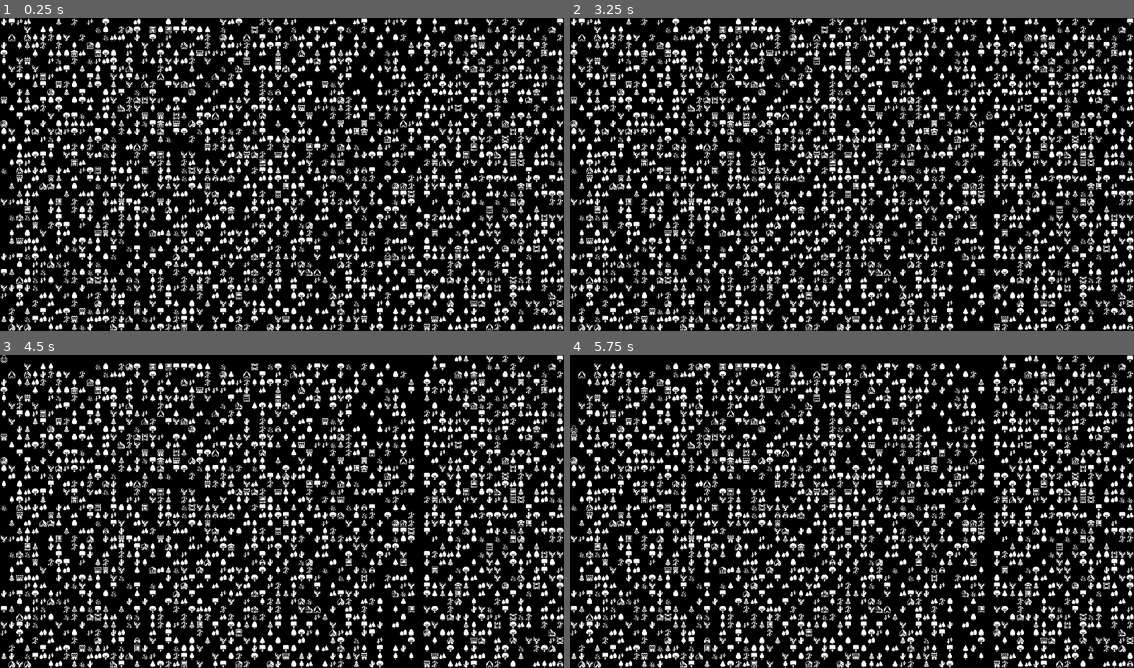
Above: before the commit, frames 1-4 (two rows, left to right).
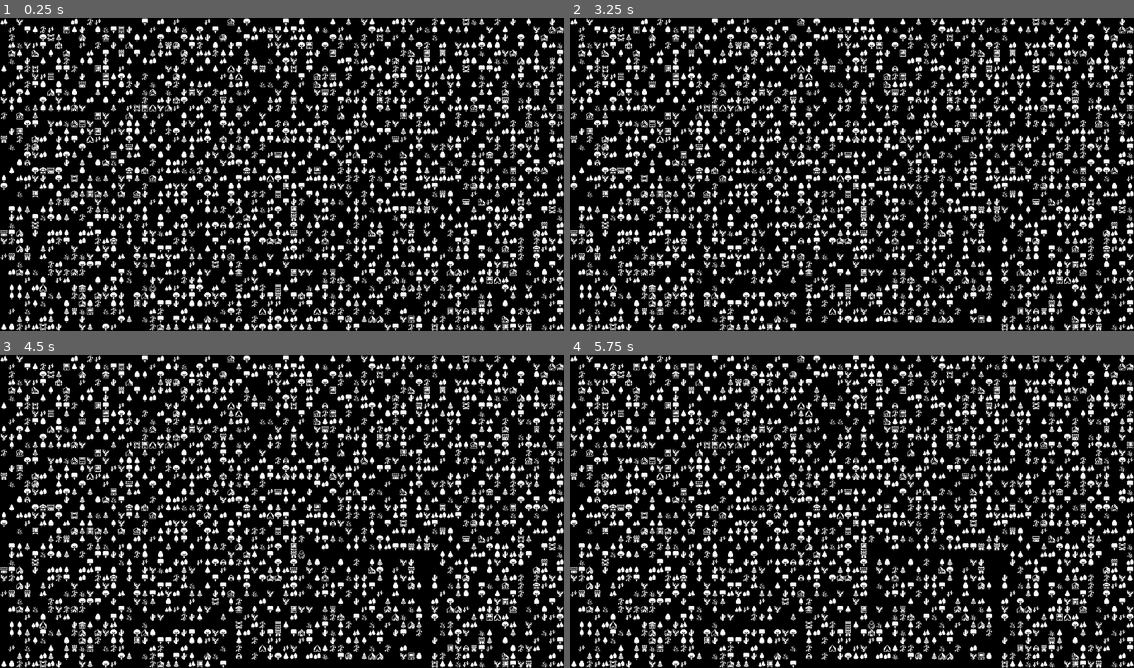
Above: after the commit, the same moments.

Repository: Zishan-Rahman/GD4PoissonRPG
Game: Godot game, scene res://tile_map.tscn
Same seed, same stepped clock (60 frames per second), same inputs: the game is played once before the commit and once after it.
Inputs:
- Up to frame 1 (0.25 s): no input
- Up to frame 2 (3.25 s): tap Enter at 0.5, 2 s; hold Right (ui_right) 0.53-1.28 s; tap Space at 1.25, 2.75 s; hold Down (ui_down) 1.28-2.03 s; hold Right (ui_right) 2.03-2.78 s; hold Up (ui_up) from 2.78 s (still down)
- Up to frame 3 (4.5 s): release Up (ui_up) at 3.53 s; hold Left (ui_left) from 3.53 s (still down)
- Up to frame 4 (5.75 s): tap Enter at 5 s; release Left (ui_left) at 5.03 s; hold Down (ui_down) from 5.03 s (still down)

The runs differ from the first frame. In frame 1, 35% of the frame differs, in the area x 0-100%, y 0-100%; in frame 2, 35%; in frame 3, 35%; in frame 4, 34%.

Commit message:
Round cell_x and cell_y in is_valid to evade "narrowing conversion" warnings

Diff:
--- a/tile_map.gd
+++ b/tile_map.gd
@@ -138,8 +138,8 @@
 
 func is_valid(candidate: Vector2, sample_region_size: Vector2, cell_size: float, radius: float, points: Array[Vector2], grid: Array[Array], grid_x_axis_size: int, grid_y_axis_size: int) -> bool:
 	if candidate.x >= 0 and candidate.x < sample_region_size.x and candidate.y >= 0 and candidate.y < sample_region_size.y:
-		var cell_x: int = candidate.x / cell_size
-		var cell_y: int = candidate.y / cell_size
+		var cell_x: int = roundi(candidate.x / cell_size)
+		var cell_y: int = roundi(candidate.y / cell_size)
 		var search_start_x: int = max(0, cell_x - 2)
 		var search_end_x: int = min(cell_x + 2, grid_x_axis_size - 1)
 		var search_start_y: int = max(0, cell_y - 2)
